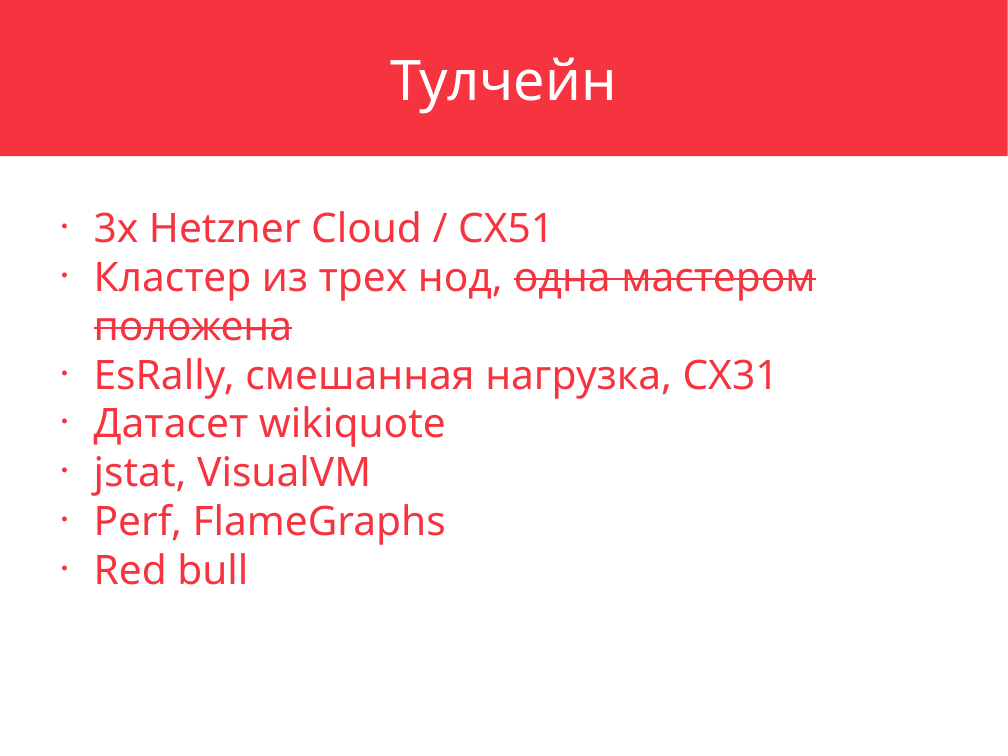
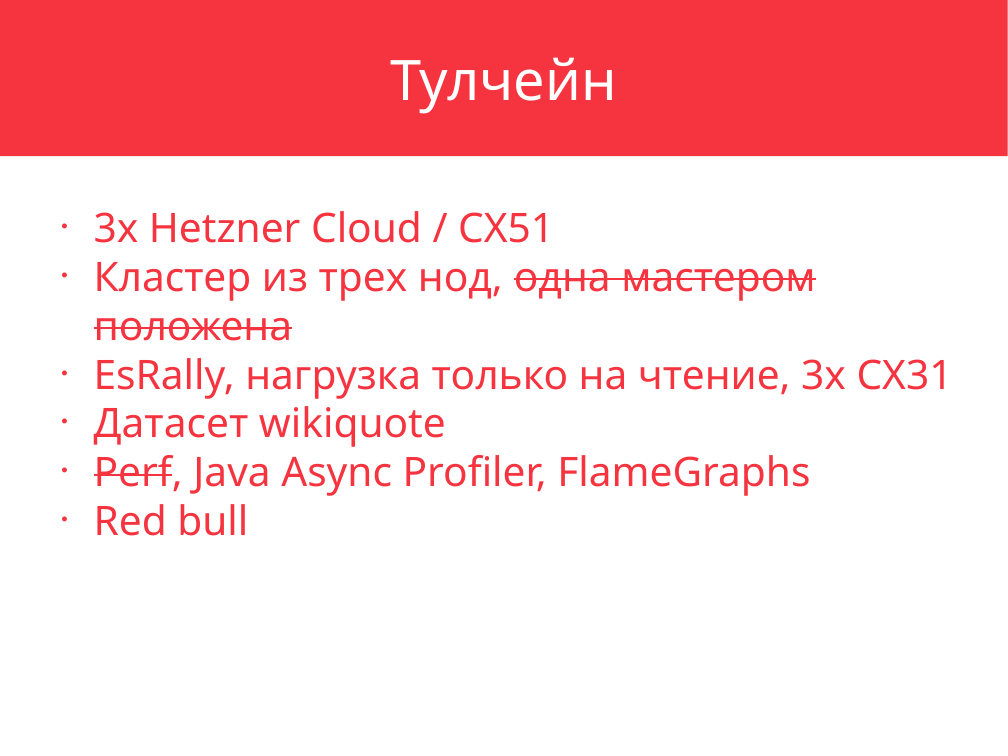
Before and after one commit to ayte-io/slides, a slide deck: slide 25 of src/etki/2018/12/elasticsearch-inside-out/elasticsearch-inside-out.pptx (slide 23 before the commit). Drawn at 1008x756 pixels with LibreOffice and Linux fonts; fonts in the diff are those of the drawing. Boxes give left, top, right and bottom in pixels: in the first picture for what was removed or moved away, otherwise in the second. Text is boxed around its words. In the diff, an @@ line names an element or a change of style, - is before the commit and + after.

```diff
--- a/src/etki/2018/12/elasticsearch-inside-out/elasticsearch-inside-out.pptx
+++ b/src/etki/2018/12/elasticsearch-inside-out/elasticsearch-inside-out.pptx
@@ text at (x1=94, y1=358, x2=953, y2=399): text changed @@
-• EsRally, смешанная нагрузка, CX31
+• EsRally, нагрузка только на чтение, 3х CX31
@@ text at (x1=94, y1=455, x2=810, y2=496): text changed @@
-• jstat, VisualVM
-• Perf, FlameGraphs
+• Perf, Java Async Profiler, FlameGraphs
```
Also in this commit, not shown: 15 other slides changed, 15 slides added, 6 slides removed, 22 other files.
